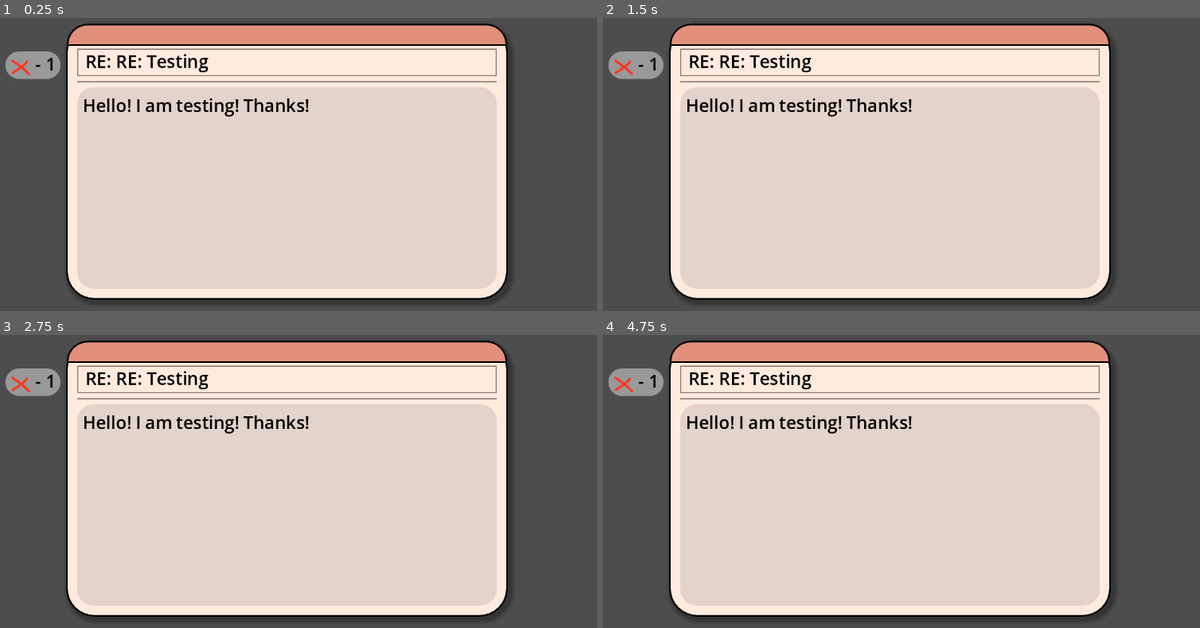
Above: before the commit, frames 1-4 (two rows, left to right).
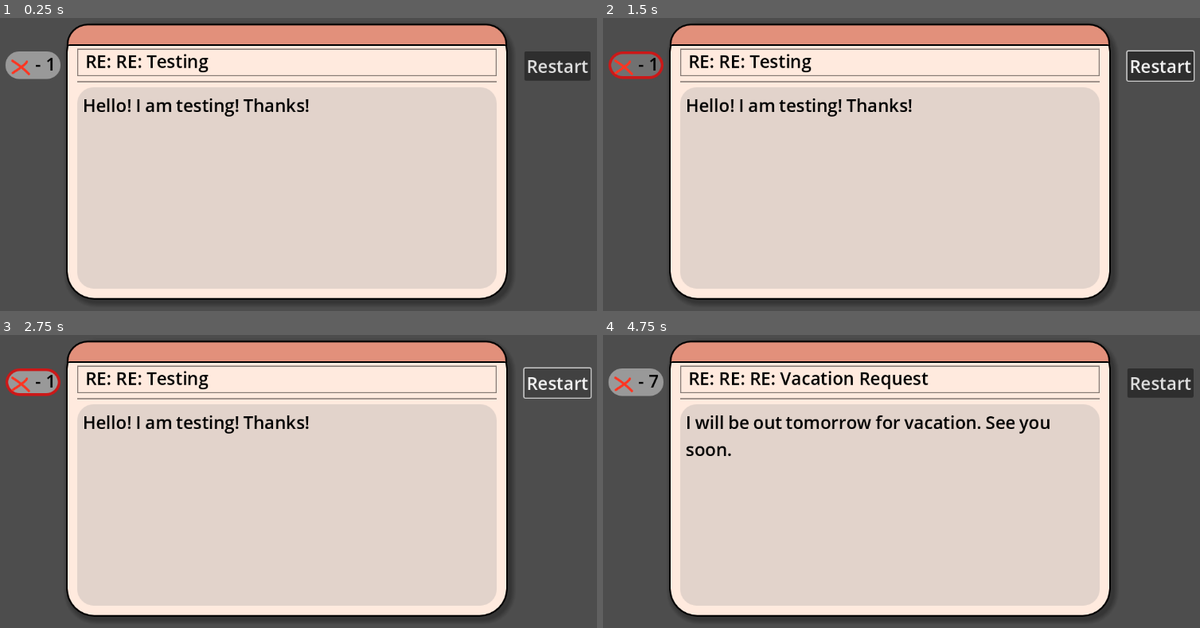
Above: after the commit, the same moments.

Repository: ikearatvibes/chill25_game
Game: Godot game, scene res://Scenes/game.tscn
Same seed, same stepped clock (60 frames per second), same inputs: the game is played once before the commit and once after it.
Inputs (mouse positions are in pixels of both pictures, inside the frame that each line leads up to):
- Up to frame 1 (0.25 s): no input
- Up to frame 2 (1.5 s): click (1158, 64) at 0.5 s, where only the run after the commit has a clickable "Restart"; click (638, 64) at 1.27 s
- Up to frame 3 (2.75 s): click (555, 381) at 2 s, where only the run after the commit has a clickable "Restart"
- Up to frame 4 (4.75 s): click (1158, 381) at 2.75 s, where only the run after the commit has a clickable "Restart"; click "RE: RE: Testing" at 3.5 s; click "Hello!" at 4.25 s

The runs differ from the first frame. In frame 1, 1.0% of the frame differs, in the area x 87-99%, y 11-22%; in frame 2, 1.9%; in frame 3, 0.6%; in frame 4, 3.3%, in the area x 7-99%, y 11-42%.

Commit message:
Windows + progression

Diff:
--- a/Materials/Puzzles/PuzzleResource.gd
+++ b/Materials/Puzzles/PuzzleResource.gd
@@ -6,5 +6,7 @@
 @export_multiline var starting_text : String #what the player starts with
 @export_multiline var solved_text : String
 
+@export_multiline var prompt : String #what the player is given to solve the pun
+
 @export var word_deletes : int = 0
-@export var letter_deletes : int = 0
+@export var word_moves : int = 0
--- /dev/null
+++ b/Materials/Puzzles/testing/Test2Puzzle.tres
@@ -0,0 +1,13 @@
+[gd_resource type="Resource" script_class="Puzzle" load_steps=2 format=3 uid="uid://cn8gss8d2dg45"]
+
+[ext_resource type="Script" path="res://Materials/Puzzles/PuzzleResource.gd" id="1_epfyu"]
+
+[resource]
+script = ExtResource("1_epfyu")
+name = "Test2"
+title = "RE: RE: RE: Vacation Request"
+starting_text = "I will be out tomorrow for vacation. See you soon."
+solved_text = "I See you"
+prompt = "Threat"
+word_deletes = 7
+letter_deletes = 0
--- /dev/null
+++ b/Materials/Puzzles/testing/Test3Puzzle.tres
@@ -0,0 +1,13 @@
+[gd_resource type="Resource" script_class="Puzzle" load_steps=2 format=3 uid="uid://bdj0t4hwgm6vo"]
+
+[ext_resource type="Script" path="res://Materials/Puzzles/PuzzleResource.gd" id="1_5dnak"]
+
+[resource]
+script = ExtResource("1_5dnak")
+name = "Test3"
+title = "Golfing?"
+starting_text = "Hey boss. I love golfing and I would hate to go without you. Join me this weekend?"
+solved_text = "Hey boss. I love golfing and I hate you. Join me this weekend?"
+prompt = ""
+word_deletes = 4
+letter_deletes = 0
--- /dev/null
+++ b/Scenes/Windows/window.gd
@@ -0,0 +1,176 @@
+extends Control
+class_name PuzzleWindow
+
+var current_puzzle : Puzzle = null
+
+#texts
+var current_body : Array[String] = []:
+	set(value):
+		current_body = value
+		#check if the puzzle is solved when updated
+		words_updated()
+var current_body_objects : Array[UsableRichText]
+@onready var body_word_container: HFlowContainer = $Background/Email/Body/BodyWordContainer
+
+@onready var title_text: UsableRichText = $Background/Email/HeaderLine/TitleText
+
+#removal
+var currently_selected_removal : RemovalUI = null
+var word_removals : int = 0
+var word_moves : int = 0
+
+var editing = false
+var removing_words = false
+var moving_words = false
+
+@onready var word_removal: RemovalUI = $RemovalUIContainer/WordRemoval
+@onready var word_moving: RemovalUI = $RemovalUIContainer/WordMoving
+
+
+signal solved #calls when solved
+
+const USABLE_RICH_TEXT = preload("res://Scenes/Text/usable_rich_text.tscn")
+
+
+#~~~~~Setup~~~~~
+
+#loads a puzzle
+func load_puzzle(new_puzzle : Puzzle):
+	current_puzzle = new_puzzle
+
+	#load the body words
+	load_body_words()
+
+	#loads the title
+	load_title()
+
+	#load removal amounts
+	load_editing_amounts()
+
+func restart_puzzle():
+	load_puzzle(current_puzzle)
+
+func load_body_words():
+	#reset words
+	current_body.clear()
+	remove_body_objects()
+
+	#get word list
+	current_body = current_puzzle.starting_text.split(" ")
+
+	#error check
+	if current_body.size() == 0:
+		print("ERROR: Body of text failed to load :(")
+		return
+
+
+	#load in word objects
+	for word in current_body:
+		var word_object = USABLE_RICH_TEXT.instantiate()
+		#add to array
+		current_body_objects.append(word_object)
+		#place in scene
+		body_word_container.add_child(word_object)
+		#update text
+		word_object.label_text = word
+		#connect clicked signal
+		word_object.word_pressed.connect(word_clicked)
+
+func remove_body_objects():
+	while current_body_objects.size() > 0:
+		current_body_objects[0].delete()
+		current_body_objects.remove_at(0)
+
+func load_title():
+	title_text.label_text = current_puzzle.title
+
+func load_editing_amounts():
+	word_removals = current_puzzle.word_deletes
+	word_moves = current_puzzle.word_moves
+
+	if word_removals == 0: word_removal.visible = false
+	else: setup_removal_ui(word_removal, word_removals)
+
+	if word_moves == 0: word_moving.visible = false
+	else: setup_removal_ui(word_moving, word_moves)
+
+func setup_removal_ui(ui : RemovalUI, amount : int):
+	ui.visible = true
+	ui.amount = amount
+
+#~~~~~Puzzle Checking~~~~~
+
+func words_updated():
+	var split_solution = current_puzzle.solved_text.split(" ") as Array
+
+	#compare body with solution
+	if current_body == split_solution:
+		print("Solved!")
+		solved.emit()
+
+#~~~~~Word interaction~~~~~
+
+func word_clicked(word : UsableRichText):
+
+	if removing_words: delete_word(word)
+
+
+func delete_word(word : UsableRichText):
+	#skip if no removals
+	if word_removals <= 0: return
+
+	#remove word from the object and word containers
+	current_body.erase(word.label_text)
+	current_body_objects.erase(word)
+
+	#delete the word
+	word.delete()
+
+
+	word_removals -= 1
+	word_removal.amount = word_removals
+	if word_removals == 0:
+		word_removal.button_pressed = false
+		word_removal.visible = false
+		_on_word_removal_toggled(false)
+
+	words_updated()
+
+#~~~~~Toggle Removals~~~~~
+func removal_ui_clicked(ui : RemovalUI):
+	#if theres a removal thats already selected, and its not this
+	if currently_selected_removal != null and currently_selected_removal != ui:
+		#set it to be unpressed
+		currently_selected_removal.button_pressed = false
+
+	if ui.button_pressed: currently_selected_removal = ui
+	else: currently_selected_removal = null
+
+
+func _on_word_removal_toggled(toggled_on: bool) -> void:
+	removal_ui_clicked(word_removal)
+
+	if toggled_on:
+		removing_words = true
+		moving_words = false
+		editing = true
+	else:
+		removing_words = false
+		editing = false
+
+
+func _on_word_move_toggled(toggled_on: bool) -> void:
+	removal_ui_clicked(word_moving)
+
+	if toggled_on:
+		removing_words = false
+		moving_words = true
+		editing = true
+	else:
+		moving_words = false
+		editing = false
+
+
+#~~~~~Restart~~~~~
+func _on_restart_button_pressed() -> void:
+	restart_puzzle()
--- a/Scenes/window.tscn
+++ b/Scenes/Windows/window.tscn
@@ -2,10 +2,10 @@
 
 [ext_resource type="Theme" uid="uid://duowea83rtf4k" path="res://Materials/Themes/overall_theme.tres" id="1_n45td"]
 [ext_resource type="PackedScene" uid="uid://ct3tfncha3soj" path="res://Scenes/Text/usable_rich_text.tscn" id="2_kjttx"]
-[ext_resource type="Script" path="res://Scenes/window.gd" id="2_vsia7"]
-[ext_resource type="Resource" uid="uid://ct156rbcf6i0g" path="res://Materials/Puzzles/testing/Test1Puzzle.tres" id="3_l8qri"]
+[ext_resource type="Script" path="res://Scenes/Windows/window.gd" id="2_vsia7"]
 [ext_resource type="PackedScene" uid="uid://sn52youg6fgd" path="res://Scenes/removalUI.tscn" id="5_1vcwc"]
 [ext_resource type="Texture2D" uid="uid://bah1t6jnhk5pw" path="res://Assets/x_testing.png" id="5_bjh7j"]
+[ext_resource type="Texture2D" uid="uid://ca1fcrldr5u0s" path="res://Assets/move_testing.png" id="6_sie1r"]
 
 [sub_resource type="StyleBoxFlat" id="StyleBoxFlat_o20wa"]
 bg_color = Color(1, 0.915643, 0.870732, 1)
@@ -72,7 +72,6 @@
 grow_vertical = 2
 theme = ExtResource("1_n45td")
 script = ExtResource("2_vsia7")
-current_puzzle = ExtResource("3_l8qri")
 
 [node name="Background" type="Panel" parent="."]
 layout_mode = 1
@@ -152,6 +151,19 @@
 grow_vertical = 2
 theme_override_constants/h_separation = 7
 
+[node name="RestartButton" type="Button" parent="Background"]
+layout_mode = 1
+anchors_preset = -1
+anchor_left = 1.0
+anchor_right = 1.0
+offset_left = 150.0
+offset_top = 50.0
+offset_right = 150.0
+offset_bottom = 53.0
+grow_horizontal = 0
+theme_override_font_sizes/font_size = 32
+text = "Restart"
+
 [node name="RemovalUIContainer" type="VBoxContainer" parent="."]
 layout_mode = 1
 anchors_preset = -1
@@ -167,7 +179,11 @@
 amount = 1
 texture = ExtResource("5_bjh7j")
 
-[node name="LetterRemoval" parent="RemovalUIContainer" instance=ExtResource("5_1vcwc")]
+[node name="WordMoving" parent="RemovalUIContainer" instance=ExtResource("5_1vcwc")]
 layout_mode = 2
 amount = 1
-texture = ExtResource("5_bjh7j")
+texture = ExtResource("6_sie1r")
+
+[connection signal="pressed" from="Background/RestartButton" to="." method="_on_restart_button_pressed"]
+[connection signal="toggled" from="RemovalUIContainer/WordRemoval" to="." method="_on_word_removal_toggled"]
+[connection signal="toggled" from="RemovalUIContainer/WordMoving" to="." method="_on_word_move_toggled"]
--- /dev/null
+++ b/Scenes/Windows/window_manager.gd
@@ -0,0 +1,25 @@
+extends Control
+
+@export var puzzle_progression : Array[Puzzle]
+var current_puzzle_index : int = 0
+
+@onready var window: PuzzleWindow = $Window
+
+
+func _ready() -> void:
+	load_next_puzzle()
+
+
+func load_next_puzzle():
+	window.load_puzzle(puzzle_progression[current_puzzle_index])
+
+func puzzle_solved():
+	#put small animation here
+	await get_tree().create_timer(.25).timeout
+
+	current_puzzle_index += 1
+	if current_puzzle_index == puzzle_progression.size():
+		print("Game Won!")
+		return
+
+	load_next_puzzle()
--- /dev/null
+++ b/Scenes/game.gd
@@ -0,0 +1 @@
+extends Control
--- a/Scenes/game.tscn
+++ b/Scenes/game.tscn
@@ -1,6 +1,12 @@
-[gd_scene load_steps=2 format=3 uid="uid://b6aqsqnku85i3"]
+[gd_scene load_steps=8 format=3 uid="uid://b6aqsqnku85i3"]
 
-[ext_resource type="PackedScene" uid="uid://cb7eoklmootph" path="res://Scenes/window.tscn" id="1_cmsv7"]
+[ext_resource type="Script" path="res://Scenes/Windows/window_manager.gd" id="1_2r07c"]
+[ext_resource type="PackedScene" uid="uid://cb7eoklmootph" path="res://Scenes/Windows/window.tscn" id="1_cmsv7"]
+[ext_resource type="Script" path="res://Scenes/game.gd" id="1_ihet3"]
+[ext_resource type="Script" path="res://Materials/Puzzles/PuzzleResource.gd" id="3_aj0kh"]
+[ext_resource type="Resource" uid="uid://ct156rbcf6i0g" path="res://Materials/Puzzles/testing/Test1Puzzle.tres" id="4_ya17i"]
+[ext_resource type="Resource" uid="uid://cn8gss8d2dg45" path="res://Materials/Puzzles/testing/Test2Puzzle.tres" id="5_koc2f"]
+[ext_resource type="Resource" uid="uid://bdj0t4hwgm6vo" path="res://Materials/Puzzles/testing/Test3Puzzle.tres" id="6_y3jhq"]
 
 [node name="Game" type="Control"]
 layout_mode = 3
@@ -9,6 +15,19 @@
 anchor_bottom = 1.0
 grow_horizontal = 2
 grow_vertical = 2
+script = ExtResource("1_ihet3")
 
-[node name="Window" parent="." instance=ExtResource("1_cmsv7")]
+[node name="WindowManager" type="Control" parent="."]
 layout_mode = 1
+anchors_preset = 15
+anchor_right = 1.0
+anchor_bottom = 1.0
+grow_horizontal = 2
+grow_vertical = 2
+script = ExtResource("1_2r07c")
+puzzle_progression = Array[ExtResource("3_aj0kh")]([ExtResource("4_ya17i"), ExtResource("5_koc2f"), ExtResource("6_y3jhq")])
+
+[node name="Window" parent="WindowManager" instance=ExtResource("1_cmsv7")]
+layout_mode = 1
+
+[connection signal="solved" from="WindowManager/Window" to="WindowManager" method="puzzle_solved"]
--- a/Scenes/removalUI.tscn
+++ b/Scenes/removalUI.tscn
@@ -1,13 +1,76 @@
-[gd_scene load_steps=5 format=3 uid="uid://sn52youg6fgd"]
+[gd_scene load_steps=9 format=3 uid="uid://sn52youg6fgd"]
 
 [ext_resource type="Texture2D" uid="uid://bah1t6jnhk5pw" path="res://Assets/x_testing.png" id="1_ribsu"]
 [ext_resource type="Theme" uid="uid://duowea83rtf4k" path="res://Materials/Themes/overall_theme.tres" id="1_xc0y1"]
 [ext_resource type="Script" path="res://Scenes/removal_ui.gd" id="2_v4m3l"]
 [ext_resource type="PackedScene" uid="uid://ct3tfncha3soj" path="res://Scenes/Text/usable_rich_text.tscn" id="2_xgrot"]
 
-[node name="RemovalUI" type="Panel"]
+[sub_resource type="StyleBoxFlat" id="StyleBoxFlat_iemd5"]
+corner_radius_top_left = 30
+corner_radius_top_right = 30
+corner_radius_bottom_right = 30
+corner_radius_bottom_left = 30
+
+[sub_resource type="StyleBoxFlat" id="StyleBoxFlat_5nvuu"]
+bg_color = Color(0.442911, 0.442911, 0.442911, 1)
+border_width_left = 5
+border_width_top = 5
+border_width_right = 5
+border_width_bottom = 5
+border_color = Color(0.8, 0.096, 0.096, 1)
+corner_radius_top_left = 30
+corner_radius_top_right = 30
+corner_radius_bottom_right = 30
+corner_radius_bottom_left = 30
+
+[sub_resource type="StyleBoxFlat" id="StyleBoxFlat_q72pl"]
+bg_color = Color(0.48, 0.48, 0.48, 1)
+corner_radius_top_left = 30
+corner_radius_top_right = 30
+corner_radius_bottom_right = 30
+corner_radius_bottom_left = 30
+
+[sub_resource type="StyleBoxFlat" id="StyleBoxFlat_0ited"]
+border_width_left = 5
+border_width_top = 5
+border_width_right = 5
+border_width_bottom = 5
+border_color = Color(0.8, 0.096, 0.096, 1)
+corner_radius_top_left = 30
+corner_radius_top_right = 30
+corner_radius_bottom_right = 30
+corner_radius_bottom_left = 30
+
+[node name="RemovalUI" type="Button"]
 custom_minimum_size = Vector2(100, 50)
+offset_right = 100.0
+offset_bottom = 50.0
+focus_mode = 0
 theme = ExtResource("1_xc0y1")
+theme_override_colors/font_disabled_color = Color(1, 1, 1, 0)
+theme_override_colors/font_hover_pressed_color = Color(1, 1, 1, 0)
+theme_override_colors/font_hover_color = Color(1, 1, 1, 0)
+theme_override_colors/font_pressed_color = Color(1, 1, 1, 0)
+theme_override_colors/font_focus_color = Color(1, 1, 1, 0)
+theme_override_colors/font_color = Color(1, 1, 1, 0)
+theme_override_colors/font_outline_color = Color(1, 1, 1, 0)
+theme_override_colors/icon_normal_color = Color(1, 1, 1, 0)
+theme_override_colors/icon_focus_color = Color(1, 1, 1, 0)
+theme_override_colors/icon_pressed_color = Color(1, 1, 1, 0)
+theme_override_colors/icon_hover_color = Color(1, 1, 1, 0)
+theme_override_colors/icon_hover_pressed_color = Color(1, 1, 1, 0)
+theme_override_colors/icon_disabled_color = Color(1, 1, 1, 0)
+theme_override_styles/disabled_mirrored = SubResource("StyleBoxFlat_iemd5")
+theme_override_styles/disabled = SubResource("StyleBoxFlat_iemd5")
+theme_override_styles/hover_pressed_mirrored = SubResource("StyleBoxFlat_5nvuu")
+theme_override_styles/hover_pressed = SubResource("StyleBoxFlat_5nvuu")
+theme_override_styles/hover_mirrored = SubResource("StyleBoxFlat_q72pl")
+theme_override_styles/hover = SubResource("StyleBoxFlat_q72pl")
+theme_override_styles/pressed_mirrored = SubResource("StyleBoxFlat_iemd5")
+theme_override_styles/pressed = SubResource("StyleBoxFlat_0ited")
+theme_override_styles/normal_mirrored = SubResource("StyleBoxFlat_iemd5")
+theme_override_styles/normal = SubResource("StyleBoxFlat_iemd5")
+toggle_mode = true
 script = ExtResource("2_v4m3l")
 
 [node name="Hbox" type="HBoxContainer" parent="."]
@@ -28,6 +91,7 @@
 
 [node name="UsableRichText" parent="Hbox" instance=ExtResource("2_xgrot")]
 layout_mode = 2
+mouse_filter = 1
 text = "- 1 "
 label_text = "- 1 "
 default_text_bbcode = "[center]%s[/center]"
--- a/Scenes/removal_ui.gd
+++ b/Scenes/removal_ui.gd
@@ -1,5 +1,5 @@
 @tool
-extends Panel
+extends Button
 class_name RemovalUI
 
 @onready var removal_img: TextureRect = $Hbox/RemovalImg
--- a/Scenes/window.gd
+++ /dev/null
@@ -1,86 +0,0 @@
-extends Control
-
-@export var current_puzzle : Puzzle = null
-
-
-
-#texts
-var current_body : Array[String] = []
-var current_body_objects : Array[UsableRichText]
-@onready var body_word_container: HFlowContainer = $Background/Email/Body/BodyWordContainer
-
-@onready var title_text: UsableRichText = $Background/Email/HeaderLine/TitleText
-
-#removal
-var word_removals : int = 0
-var letter_removals : int = 0
-
-@onready var word_removal: RemovalUI = $RemovalUIContainer/WordRemoval
-@onready var letter_removal: RemovalUI = $RemovalUIContainer/LetterRemoval
-
-
-const USABLE_RICH_TEXT = preload("res://Scenes/Text/usable_rich_text.tscn")
-
-
-#TEMP DEBUG ETC
-func _ready() -> void:
-	load_puzzle(current_puzzle)
-
-#loads a puzzle
-func load_puzzle(new_puzzle : Puzzle):
-	current_puzzle = new_puzzle
-
-	#load the body words
-	load_body_words()
-
-	#loads the title
-	load_title()
-
-	#load removal amounts
-	load_removal_amounts()
-
-func load_body_words():
-	#reset words
-	current_body.clear()
-
-	#get word list
-	var current_body = current_puzzle.starting_text.split(" ")
-
-	#error check
-	if current_body.size() == 0:
-		print("ERROR: Body of text failed to load :(")
-		return
-
-
-	#load in word objects
-	for word in current_body:
-		var word_object = USABLE_RICH_TEXT.instantiate()
-		#add to array
-		current_body_objects.append(word)
-		#place in scene
-		body_word_container.add_child(word_object)
-		#update text
-		word_object.label_text = word
-		#connect clicked signal
-		word_object.word_pressed.connect(word_clicked)
-
-func load_title():
-	title_text.label_text = current_puzzle.title
-
-func load_removal_amounts():
-	word_removals = current_puzzle.word_deletes
-	letter_removals = current_puzzle.letter_deletes
-
-	if word_removals == 0: word_removal.visible = false
-	else: setup_removal_ui(word_removal, word_removals)
-
-	if letter_removals == 0: letter_removal.visible = false
-	else: setup_removal_ui(letter_removal, letter_removals)
-
-func setup_removal_ui(ui : RemovalUI, amount : int):
-	ui.visible = true
-	ui.amount = amount
-
-
-func word_clicked(word : UsableRichText):
-	print("Clicked: %s" % word.label_text)
Binary file added: Assets/move_testing.png
Not shown, added: Assets/move_testing.png.import
